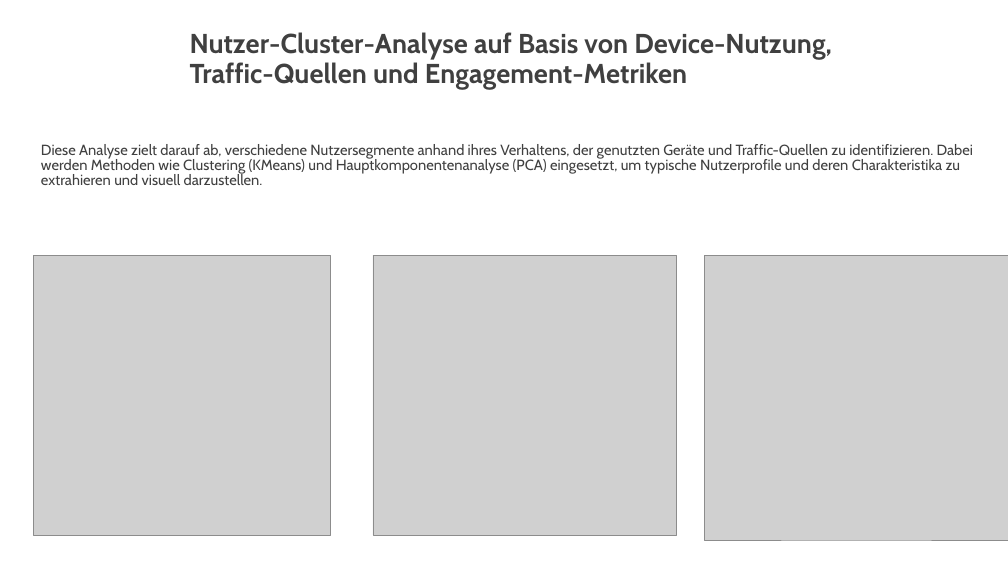
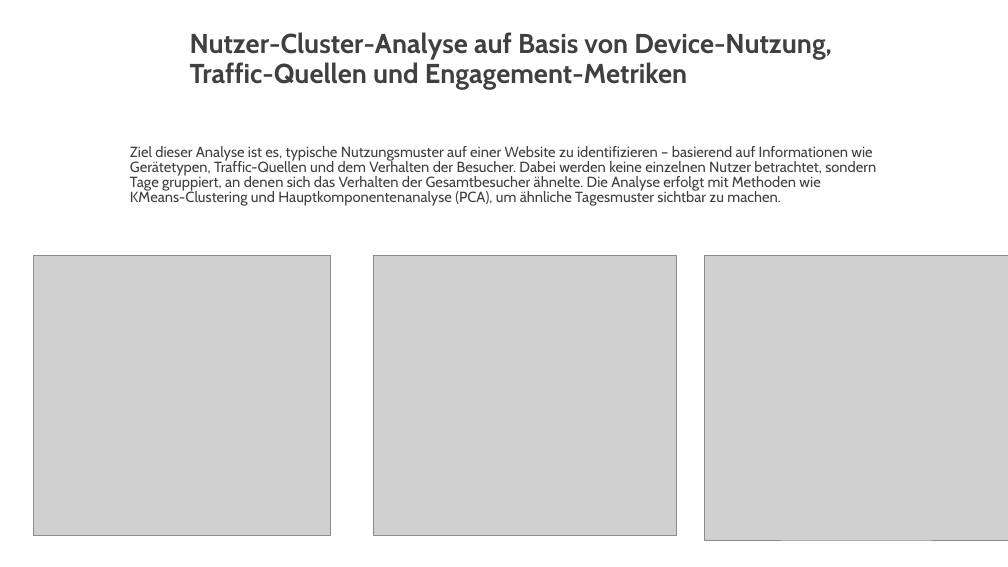
Before and after one commit to AmerorasWorks/Redezeit-Analyse, a slide deck: slide 9 of Präsentation der Analysen.pptx. Drawn at 1008x567 pixels with LibreOffice and Linux fonts; fonts in the diff are those of the drawing; grey boxes stand for pictures. Boxes give left, top, right and bottom in pixels: in the first picture for what was removed or moved away, otherwise in the second. Text is boxed around its words. In the diff, an @@ line names an element or a change of style, - is before the commit and + after.

```diff
--- a/Präsentation der Analysen.pptx
+++ b/Präsentation der Analysen.pptx
@@ text at box(130, 146, 876, 206): text changed @@
-Diese Analyse zielt darauf ab, verschiedene Nutzersegmente anhand ihres Verhaltens, der genutzten Geräte und Traffic-Quellen zu identifizieren. Dabei werden Methoden wie Clustering (KMeans) und Hauptkomponentenanalyse (PCA) eingesetzt, um typische Nutzerprofile und deren Charakteristika zu extrahieren und visuell darzustellen.
+Ziel dieser Analyse ist es, typische Nutzungsmuster auf einer Website zu identifizieren – basierend auf Informationen wie Gerätetypen, Traffic-Quellen und dem Verhalten der Besucher. Dabei werden keine einzelnen Nutzer betrachtet, sondern Tage gruppiert, an denen sich das Verhalten der Gesamtbesucher ähnelte. Die Analyse erfolgt mit Methoden wie KMeans-Clustering und Hauptkomponentenanalyse (PCA), um ähnliche Tagesmuster sichtbar zu machen.
```
Also in this commit, not shown: 3 other slides changed, 2 other files.
